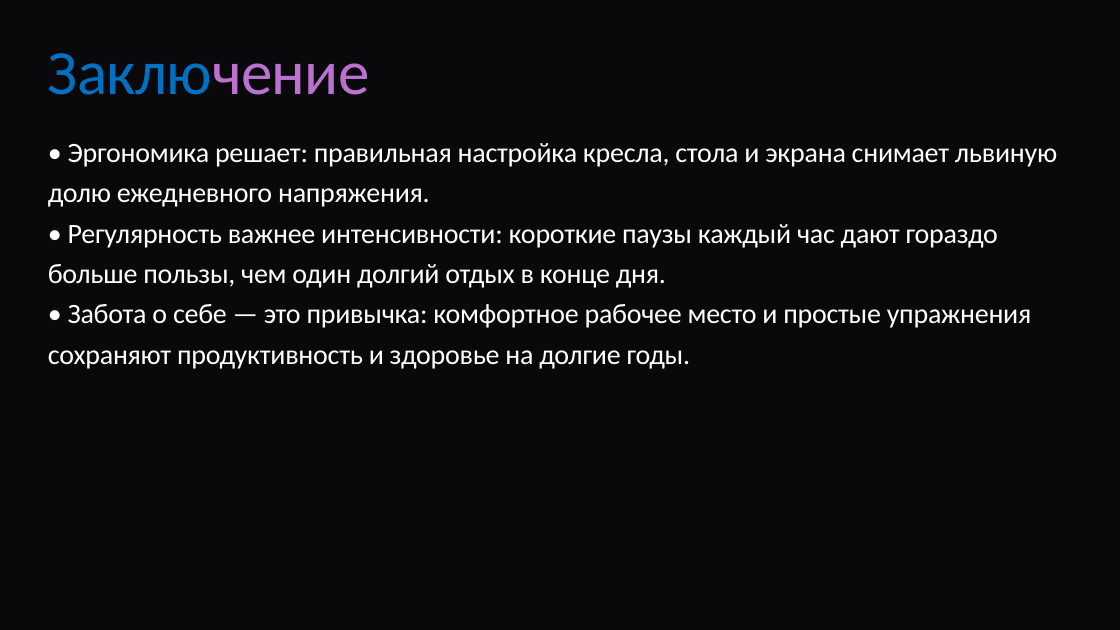
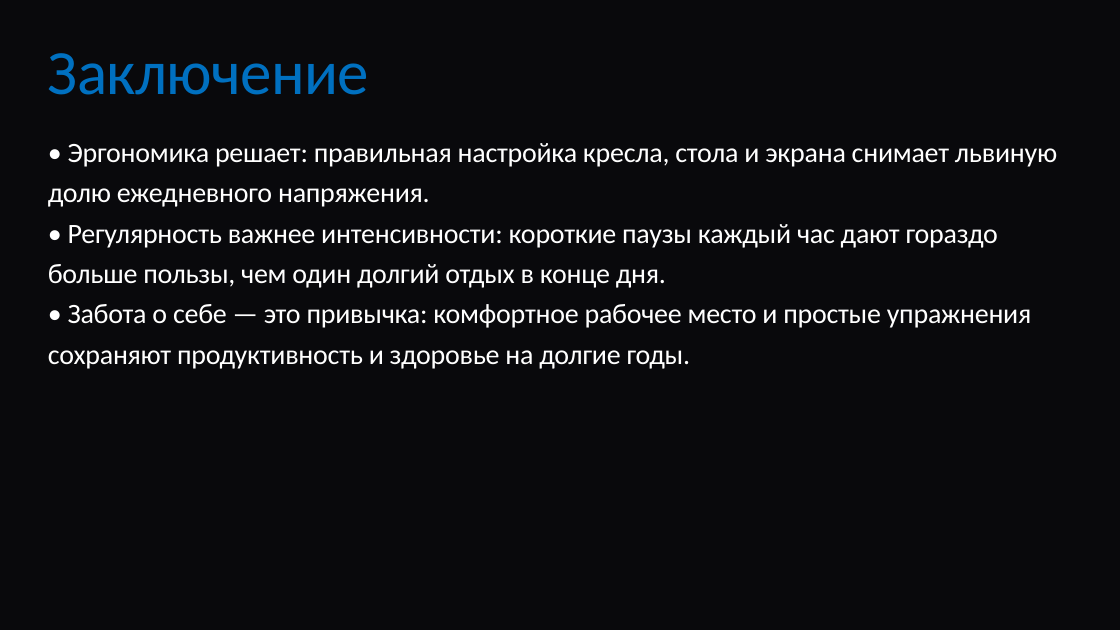
Before and after one commit to igorcovooo-prog/Quantum, a slide deck: slide 8 of Как правильно работать с компьютером, чтобы не.pptx. Drawn at 1120x630 pixels with LibreOffice and Linux fonts; fonts in the diff are those of the drawing. Boxes give left, top, right and bottom in pixels: in the first picture for what was removed or moved away, otherwise in the second. Text is boxed around its words. In the diff, an @@ line names an element or a change of style, - is before the commit and + after.

```diff
--- a/Как правильно работать с компьютером, чтобы не.pptx
+++ b/Как правильно работать с компьютером, чтобы не.pptx
@@ title "Заключение" at [48,53,369,95]: text colour #BA71D0 to #0070C0 in "Заключение" @@
```
Also in this commit, not shown: 5 other slides changed.
